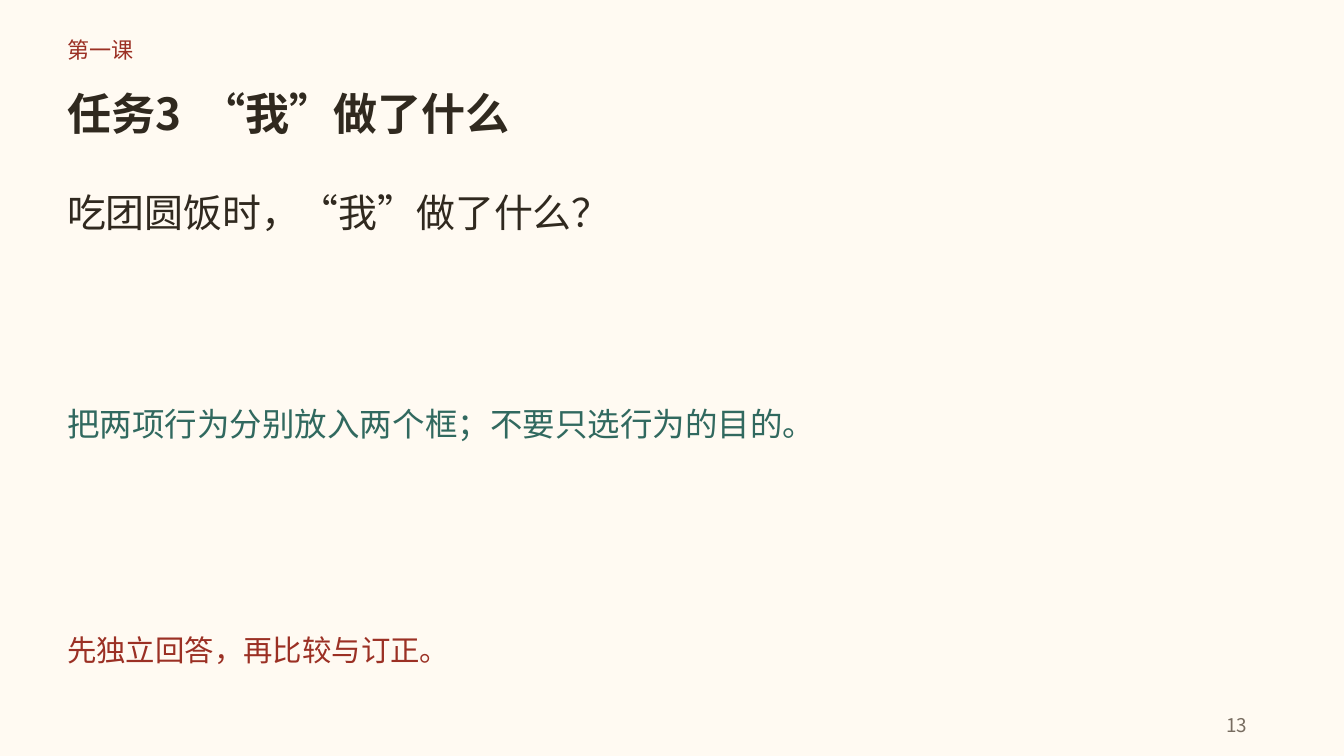
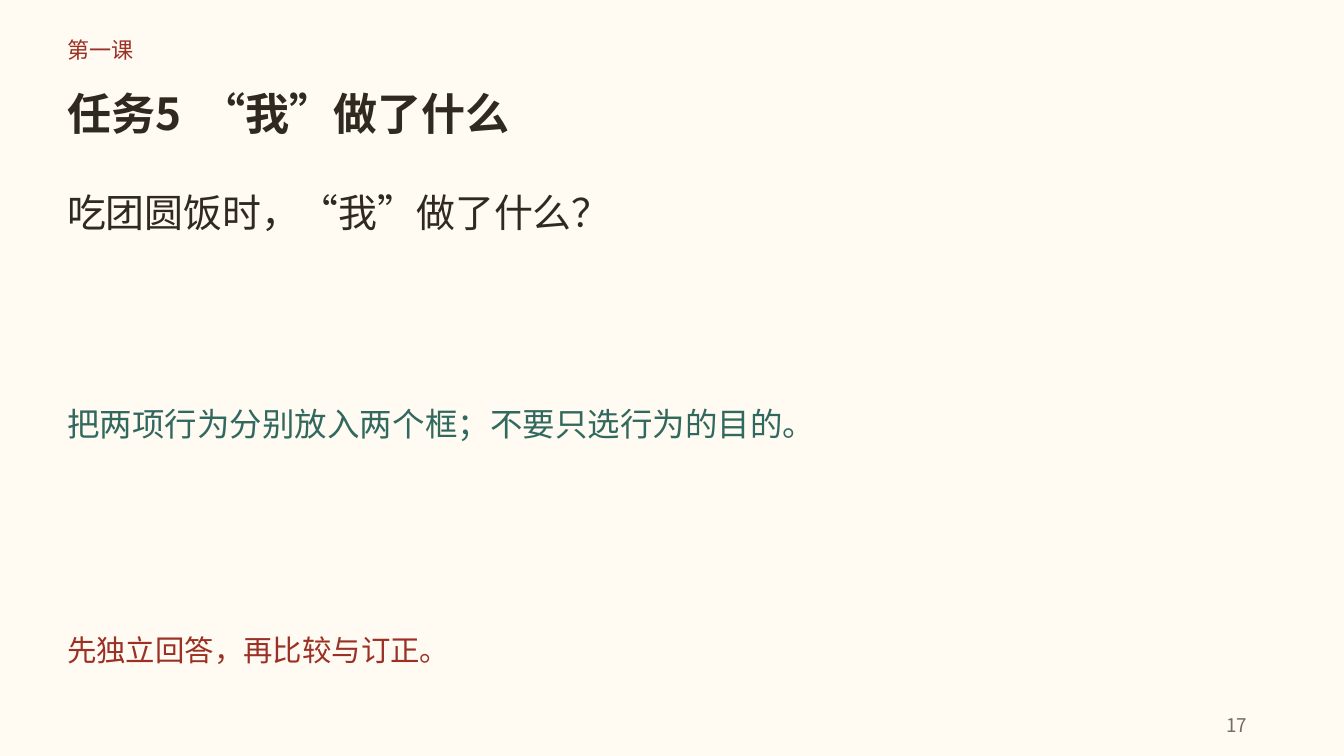
Before and after one commit to lf9675/huawentong-home, a slide deck: slide 17 of du/textbook/1hcl/unit2/tuanyuanfan/downloads/tuanyuanfan-teaching.pptx (slide 13 before the commit). Drawn at 1344x756 pixels with LibreOffice and Linux fonts; fonts in the diff are those of the drawing. Boxes give left, top, right and bottom in pixels: in the first picture for what was removed or moved away, otherwise in the second. Text is boxed around its words. In the diff, an @@ line names an element or a change of style, - is before the commit and + after.

```diff
--- a/du/textbook/1hcl/unit2/tuanyuanfan/downloads/tuanyuanfan-teaching.pptx
+++ b/du/textbook/1hcl/unit2/tuanyuanfan/downloads/tuanyuanfan-teaching.pptx
@@ text at (x1=67, y1=92, x2=509, y2=134): text changed @@
-任务3 “我”做了什么
+任务5 “我”做了什么
@@ text at (x1=1226, y1=718, x2=1247, y2=732): text changed @@
-13
+17
```
Also in this commit, not shown: 18 other slides changed, 5 slides added, 1 slide removed, 37 other files.
